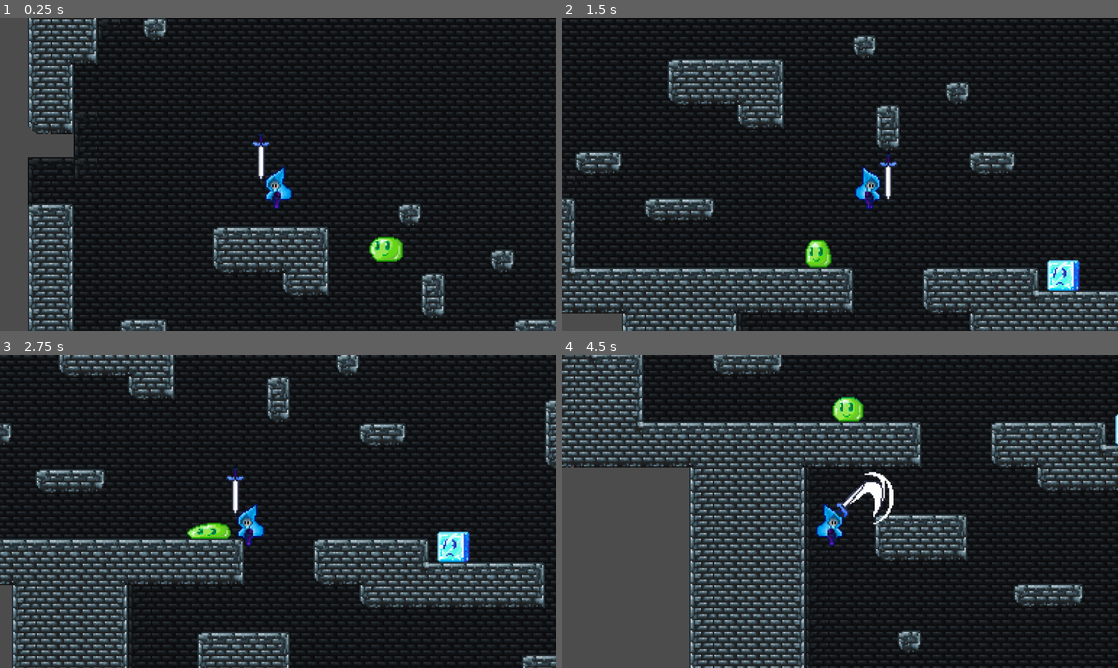
Above: before the commit, frames 1-4 (two rows, left to right).
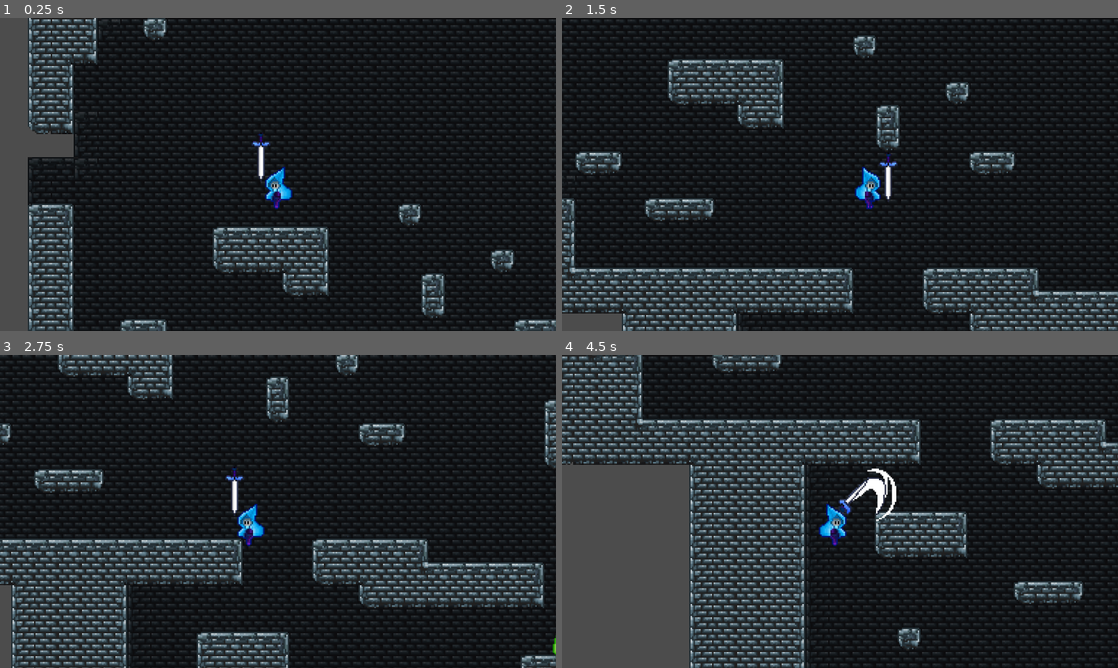
Above: after the commit, the same moments.

Repository: suomanic/LittleBlueHat
Game: Godot game, scene res://Levels/TestLevel.tscn
Same seed, same stepped clock (60 frames per second), same inputs: the game is played once before the commit and once after it.
Inputs (mouse positions are in pixels of both pictures, inside the frame that each line leads up to):
- Up to frame 1 (0.25 s): no input
- Up to frame 2 (1.5 s): move the mouse to (812, 237) at 0.52 s; hold Space (jump) 0.53-1.28 s; hold D (move_right) from 0.53 s (still down); move the mouse to (1006, 221) at 1.27 s; tap S (Crouch) at 1.35 s
- Up to frame 3 (2.75 s): tap Space (jump) at 1.52, 1.55, 1.82 s; move the mouse to (111, 464) at 2.02 s; release D (move_right) at 2.03 s; hold A (move_left) from 2.03 s (still down); hold Space (jump) from 2.03 s (still down); click (111, 464) at 2.1 s
- Up to frame 4 (4.5 s): move the mouse to (867, 511) at 2.77 s; release Space (jump) at 2.78 s; tap Space (jump) at 2.85, 3.02, 3.32, 3.77, 3.8, 4.07 s; move the mouse to (756, 433) at 3.52 s; hold S (Crouch) 3.53-4.28 s; move the mouse to (962, 495) at 4.27 s; release A (move_left) at 4.28 s; hold D (move_right) from 4.28 s (still down); click (962, 495) at 4.35 s

The runs differ from the first frame. In frame 1, 0.4% of the frame differs, in the area x 66-73%, y 69-78%; in frame 2, 0.9%; in frame 3, 6.6%; in frame 4, 35%, in the area x 0-100%, y 0-100%.

Commit message:
Add:史莱姆受击冰冻形态，碰撞抖动待解决

Diff:
--- a/Actors/Enemy/Slime/Slime.gd
+++ b/Actors/Enemy/Slime/Slime.gd
@@ -3,23 +3,32 @@
 var state_machine : StateMachine
 var is_moving_left := true
 var is_hurt_move_left := true
-var moving_finished = false
+var moving_finished := false
+var element_state : String
 
-const IdleState = preload("res://Actors/Enemy/Slime/State/1_Idle.gd")
-const MoveState = preload("res://Actors/Enemy/Slime/State/1_Move.gd")
-const HurtState = preload("res://Actors/Enemy/Slime/State/1_Hurt.gd")
+const N_IdleState = preload("res://Actors/Enemy/Slime/State/1_Idle.gd")
+const N_MoveState = preload("res://Actors/Enemy/Slime/State/1_Move.gd")
+const NtoIState = preload("res://Actors/Enemy/Slime/State/NtoI.gd")
+const I_IdleState = preload("res://Actors/Enemy/Slime/State/Ice_Idle.gd")
 
 onready var anim_player = $AnimationPlayer
 onready var f_ray_cast = $FrontRayCast
 onready var b_ray_cast = $BackRayCast
 
+onready var collision_module = $SlimeCollision
+
+onready var physic_collsion = $PhysicCollision
+onready var hit_collision = $HitBox/CollisionShape2D
+
 func _ready():
-	state_machine = StateMachine.new(MoveState.new(self))
+	state_machine = StateMachine.new(N_MoveState.new(self))
+	element_state = "Normal"
 
 func _physics_process(delta):
 
 	state_machine.update()
 	_turn_around()
+
 
 	velocity = move_and_slide(velocity,Vector2.UP)
 	velocity.y += gravity * get_physics_process_delta_time()
@@ -43,7 +52,7 @@
 	pass
 
 func _hurt_end():
-	state_machine.change_state(IdleState.new(self))
+	state_machine.change_state(I_IdleState.new(self))
 
 func _on_HitBox_area_entered(area):
 	if area.is_in_group("Ice"):
@@ -51,5 +60,5 @@
 			is_hurt_move_left = true
 		elif global_position.x - area.owner.global_position.x < 0:
 			is_hurt_move_left = false
-		state_machine.change_state(HurtState.new(self))
+		state_machine.change_state(NtoIState.new(self))
 	pass # Replace with function body.
--- a/Actors/Enemy/Slime/Slime.tscn
+++ b/Actors/Enemy/Slime/Slime.tscn
@@ -1,15 +1,16 @@
-[gd_scene load_steps=9 format=2]
+[gd_scene load_steps=11 format=2]
 
 [ext_resource path="res://Assets/Enemy/Slime/slime-Sheet.png" type="Texture" id=1]
 [ext_resource path="res://Shader/smooth_pixel.tres" type="Material" id=2]
 [ext_resource path="res://Actors/Enemy/Slime/Slime.gd" type="Script" id=3]
+[ext_resource path="res://Actors/Enemy/Slime/SlimeCollision.gd" type="Script" id=4]
 
 [sub_resource type="RectangleShape2D" id=1]
-extents = Vector2( 7, 8 )
+extents = Vector2( 7.5, 8.5 )
 
-[sub_resource type="Animation" id=5]
-resource_name = "Hurt_Anim"
-length = 0.2
+[sub_resource type="Animation" id=6]
+resource_name = "B_Idle_Anim"
+loop = true
 tracks/0/type = "value"
 tracks/0/path = NodePath("AnimationSheet:frame")
 tracks/0/interp = 1
@@ -17,40 +18,13 @@
 tracks/0/imported = false
 tracks/0/enabled = true
 tracks/0/keys = {
-"times": PoolRealArray( 0, 0.1 ),
-"transitions": PoolRealArray( 1, 1 ),
+"times": PoolRealArray( 0 ),
+"transitions": PoolRealArray( 1 ),
 "update": 1,
-"values": [ 7, 8 ]
-}
-tracks/1/type = "value"
-tracks/1/path = NodePath("AnimationSheet:modulate")
-tracks/1/interp = 1
-tracks/1/loop_wrap = true
-tracks/1/imported = false
-tracks/1/enabled = true
-tracks/1/keys = {
-"times": PoolRealArray( 0, 0.2 ),
-"transitions": PoolRealArray( 1, 1 ),
-"update": 0,
-"values": [ Color( 0.701961, 0.415686, 0.415686, 1 ), Color( 1, 1, 1, 1 ) ]
-}
-tracks/2/type = "method"
-tracks/2/path = NodePath(".")
-tracks/2/interp = 1
-tracks/2/loop_wrap = true
-tracks/2/imported = false
-tracks/2/enabled = true
-tracks/2/keys = {
-"times": PoolRealArray( 0.2 ),
-"transitions": PoolRealArray( 1 ),
-"values": [ {
-"args": [  ],
-"method": "_hurt_end"
-} ]
+"values": [ 19 ]
 }
 
-[sub_resource type="Animation" id=2]
-resource_name = "N_Idle_Anim"
+[sub_resource type="Animation" id=3]
 length = 1.2
 loop = true
 step = 0.15
@@ -100,29 +74,60 @@
 } ]
 }
 
-[sub_resource type="RectangleShape2D" id=4]
-extents = Vector2( 10, 9 )
+[sub_resource type="Animation" id=2]
+resource_name = "NtoI"
+length = 0.25
+step = 0.05
+tracks/0/type = "value"
+tracks/0/path = NodePath("AnimationSheet:frame")
+tracks/0/interp = 1
+tracks/0/loop_wrap = true
+tracks/0/imported = false
+tracks/0/enabled = true
+tracks/0/keys = {
+"times": PoolRealArray( 0, 0.05, 0.1, 0.15, 0.2 ),
+"transitions": PoolRealArray( 1, 1, 1, 1, 1 ),
+"update": 1,
+"values": [ 15, 16, 17, 18, 19 ]
+}
+tracks/1/type = "method"
+tracks/1/path = NodePath(".")
+tracks/1/interp = 1
+tracks/1/loop_wrap = true
+tracks/1/imported = false
+tracks/1/enabled = true
+tracks/1/keys = {
+"times": PoolRealArray( 0.25 ),
+"transitions": PoolRealArray( 1 ),
+"values": [ {
+"args": [  ],
+"method": "_hurt_end"
+} ]
+}
+
+[sub_resource type="RectangleShape2D" id=5]
+extents = Vector2( 11, 9 )
 
 [node name="Slime" type="KinematicBody2D"]
 collision_layer = 4
-collision_mask = 6
+collision_mask = 7
 script = ExtResource( 3 )
 
 [node name="AnimationSheet" type="Sprite" parent="."]
 material = ExtResource( 2 )
 texture = ExtResource( 1 )
-hframes = 15
-frame = 7
+hframes = 20
+frame = 15
 
-[node name="CollisionShape2D" type="CollisionShape2D" parent="."]
-visible = false
-position = Vector2( -1, 1 )
+[node name="PhysicCollision" type="CollisionShape2D" parent="."]
+position = Vector2( 1, -1 )
 shape = SubResource( 1 )
 
 [node name="AnimationPlayer" type="AnimationPlayer" parent="."]
-anims/Hurt_Anim = SubResource( 5 )
-anims/N_Idle_Anim = SubResource( 2 )
-anims/N_Move_Anim = SubResource( 3 )
+anims/B_Idle_Anim = SubResource( 6 )
+anims/N_Idle_Anim = SubResource( 3 )
+anims/N_Move_Anim = SubResource( 4 )
+anims/NtoI = SubResource( 2 )
 
 [node name="HitBox" type="Area2D" parent="." groups=[
 "HurtBox",
@@ -130,7 +135,8 @@
 
 [node name="CollisionShape2D" type="CollisionShape2D" parent="HitBox"]
 visible = false
-shape = SubResource( 4 )
+position = Vector2( 0, -1 )
+shape = SubResource( 5 )
 
 [node name="FrontRayCast" type="RayCast2D" parent="."]
 position = Vector2( -18, -16 )
@@ -139,9 +145,12 @@
 collision_mask = 6
 
 [node name="BackRayCast" type="RayCast2D" parent="."]
-position = Vector2( 17, -16 )
+position = Vector2( 18, -16 )
 enabled = true
 cast_to = Vector2( 0, 25 )
 collision_mask = 6
 
+[node name="SlimeCollision" type="Node" parent="."]
+script = ExtResource( 4 )
+
 [connection signal="area_entered" from="HitBox" to="." method="_on_HitBox_area_entered"]
--- /dev/null
+++ b/Actors/Enemy/Slime/SlimeCollision.gd
@@ -0,0 +1,9 @@
+extends Node
+
+func _ready():
+	pass
+
+func ice_physic_collision():
+	print_debug("yes indeed")
+	owner.physic_collsion.shape.extents = Vector2(11,10.5)
+	owner.physic_collsion.position = Vector2(1,-0.5)
--- a/Actors/Enemy/Slime/State/1_Idle.gd
+++ b/Actors/Enemy/Slime/State/1_Idle.gd
@@ -14,7 +14,7 @@
 	counter -= owner.get_physics_process_delta_time()
 
 	if counter < 0:
-		owner.state_machine.change_state(owner.MoveState.new(owner))
+		owner.state_machine.change_state(owner.N_MoveState.new(owner))
 	pass
 
 func exit():
--- a/Actors/Enemy/Slime/State/1_Move.gd
+++ b/Actors/Enemy/Slime/State/1_Move.gd
@@ -15,7 +15,7 @@
 	counter -= owner.get_physics_process_delta_time()
 
 	if counter < 0:
-		owner.state_machine.change_state(owner.IdleState.new(owner))
+		owner.state_machine.change_state(owner.N_IdleState.new(owner))
 	pass
 
 func exit():
--- /dev/null
+++ b/Actors/Enemy/Slime/State/Ice_Idle.gd
@@ -0,0 +1,18 @@
+extends State
+
+func _init(o).(o):
+	pass
+
+func enter():
+	owner.velocity.x = 0
+	owner.anim_player.play("I_Idle_Anim")
+	pass
+
+func execute():
+	pass
+
+func exit():
+	pass
+
+func get_name():
+	return ""
--- a/Actors/Enemy/Slime/State/1_Hurt.gd
+++ b/Actors/Enemy/Slime/State/NtoI.gd
@@ -1,10 +1,15 @@
 extends State
+
+signal change_to_ice()
 
 func _init(o).(o):
 	pass
 
 func enter():
-	owner.anim_player.play("Hurt_Anim")
+	owner.anim_player.play("NtoI")
+	owner.element_state = "Ice"
+	connect("change_to_ice",owner.collision_module,"ice_physic_collision")
+	emit_signal("change_to_ice")
 
 	if owner.is_hurt_move_left:
 		owner.velocity.x = 50
--- a/Actors/Player/Character/Character.gd
+++ b/Actors/Player/Character/Character.gd
@@ -18,7 +18,8 @@
 const AS_AirState = preload("res://Actors/Player/Character/Animstate/Air.gd")
 const AS_GroundState = preload("res://Actors/Player/Character/Animstate/Ground.gd")
 
-onready var movement_module = get_node("CharacterMovement")
+onready var movement_module = $CharacterMovement
+onready var collision_module = $CharacterCollision
 
 onready var standing_collision = $Standing_Shape
 onready var crouching_collision = $Crouching_Shape
@@ -53,9 +54,5 @@
 		$Particles2D.scale.x = -1
 		$Particles2D.set_position(Vector2(4,12))
 
-func _spring_area_entered(area: Area2D) -> void:
-	velocity.y = -300
-	movement_module.jump_count = 1
-
 func tocourch_anim_end():
 	animation_player.play("CrouchIdle_Anim")
--- a/Actors/Player/Character/Character.movement.gd
+++ b/Actors/Player/Character/Character.movement.gd
@@ -22,6 +22,7 @@
 
 	apply_gravity(delta)
 	owner.velocity = owner.move_and_slide(owner.velocity,Vector2.UP)
+
 
 	if owner.is_on_floor():
 		jump_count = 0
--- a/Actors/Player/Character/Character.tscn
+++ b/Actors/Player/Character/Character.tscn
@@ -1,10 +1,11 @@
-[gd_scene load_steps=19 format=2]
+[gd_scene load_steps=20 format=2]
 
 [ext_resource path="res://Assets/Player/animation/animation package-Sheet.png" type="Texture" id=1]
 [ext_resource path="res://Actors/Player/Character/Character.gd" type="Script" id=2]
 [ext_resource path="res://Shader/smooth_pixel.tres" type="Material" id=3]
 [ext_resource path="res://Actors/Player/Character/Character.movement.gd" type="Script" id=4]
 [ext_resource path="res://Actors/Player/Character/CameraAnchor.gd" type="Script" id=5]
+[ext_resource path="res://Actors/Player/Character/CharacterCollision.gd" type="Script" id=6]
 
 [sub_resource type="Curve" id=1]
 min_value = -360.0
@@ -33,7 +34,7 @@
 hue_variation = -1.0
 
 [sub_resource type="RectangleShape2D" id=4]
-extents = Vector2( 7, 6 )
+extents = Vector2( 7, 13 )
 
 [sub_resource type="Animation" id=5]
 resource_name = "CrouchIdle_Anim"
@@ -181,7 +182,7 @@
 }
 
 [sub_resource type="RectangleShape2D" id=13]
-extents = Vector2( 3, 12 )
+extents = Vector2( 5, 11 )
 
 [node name="Character" type="KinematicBody2D"]
 collision_mask = 3
@@ -215,6 +216,9 @@
 jump_force = 225
 double_jump_force = 200
 
+[node name="CharacterCollision" type="Node" parent="."]
+script = ExtResource( 6 )
+
 [node name="Particles2D" type="Particles2D" parent="."]
 position = Vector2( -4, 12 )
 amount = 50
@@ -229,6 +233,7 @@
 collision_mask = 8
 
 [node name="TriggerBox" type="CollisionShape2D" parent="Trigger"]
+position = Vector2( 0, -5 )
 shape = SubResource( 4 )
 
 [node name="AnimationPlayer" type="AnimationPlayer" parent="."]
@@ -247,9 +252,10 @@
 texture = ExtResource( 1 )
 hframes = 7
 vframes = 7
-frame = 47
+frame = 12
 
 [node name="Standing_Shape" type="CollisionShape2D" parent="."]
+position = Vector2( 0, 1 )
 shape = SubResource( 13 )
 
-[connection signal="area_entered" from="Trigger" to="." method="_spring_area_entered"]
+[connection signal="area_entered" from="Trigger" to="CharacterCollision" method="_spring_area_entered"]
--- /dev/null
+++ b/Actors/Player/Character/CharacterCollision.gd
@@ -0,0 +1,8 @@
+extends Node
+
+func _spring_area_entered(area: Area2D) -> void:
+	if area.owner.element_state == "Normal" :
+		owner.velocity.y = -300
+		owner.movement_module.jump_count = 1
+	elif area.owner.element_state == "Ice" :
+		pass
--- a/Levels/TestLevel.tscn
+++ b/Levels/TestLevel.tscn
@@ -1,8 +1,7 @@
-[gd_scene load_steps=27 format=2]
+[gd_scene load_steps=26 format=2]
 
 [ext_resource path="res://Actors/Player/Player.tscn" type="PackedScene" id=1]
 [ext_resource path="res://Assets/castle_tilemap.png" type="Texture" id=2]
-[ext_resource path="res://Assets/Enemy/Slime/IceSlime.png" type="Texture" id=3]
 [ext_resource path="res://Assets/castle_bg_tilemap.png" type="Texture" id=4]
 [ext_resource path="res://Shader/smooth_pixel.tres" type="Material" id=5]
 [ext_resource path="res://Actors/Enemy/Slime/Slime.tscn" type="PackedScene" id=6]
@@ -224,11 +223,6 @@
 format = 1
 tile_data = PoolIntArray( -851965, 0, 0, -786431, 0, 0, -786430, 0, 1, -786429, 0, 1, -786428, 0, 1, -786427, 0, 1, -78 …(36266 unchanged characters)…
 
-[node name="IceSlime" type="Sprite" parent="background"]
-material = ExtResource( 5 )
-position = Vector2( 353, 231 )
-texture = ExtResource( 3 )
-
 [node name="LevelMap" type="TileMap" parent="."]
 material = ExtResource( 5 )
 tile_set = SubResource( 20 )
@@ -237,23 +231,20 @@
 format = 1
 tile_data = PoolIntArray( -851969, 0, 0, -917504, 0, 1, -917503, 0, 1, -917502, 0, 1, -917501, 0, 1, -917500, 0, 1, -91 …(16862 unchanged characters)…
 
-[node name="Slime" parent="." instance=ExtResource( 6 )]
-position = Vector2( 210, 90 )
+[node name="Slime5" parent="." instance=ExtResource( 6 )]
+position = Vector2( 357, 330 )
+
+[node name="Slime6" parent="." instance=ExtResource( 6 )]
+position = Vector2( 744, 356 )
 
 [node name="Slime7" parent="." instance=ExtResource( 6 )]
-position = Vector2( 657, 438 )
-
-[node name="Slime2" parent="." instance=ExtResource( 6 )]
-position = Vector2( 758, 407 )
-
-[node name="Slime3" parent="." instance=ExtResource( 6 )]
-position = Vector2( 704, 424 )
-
-[node name="Slime4" parent="." instance=ExtResource( 6 )]
-position = Vector2( 352, 422 )
-
-[node name="Slime5" parent="." instance=ExtResource( 6 )]
-position = Vector2( 674, 134 )
+position = Vector2( 618, 291 )
+
+[node name="Slime8" parent="." instance=ExtResource( 6 )]
+position = Vector2( 555, 171 )
+
+[node name="Slime9" parent="." instance=ExtResource( 6 )]
+position = Vector2( 457, 202 )
 
 [node name="Player" parent="." instance=ExtResource( 1 )]
 position = Vector2( 125, 29 )
Not shown: 1 places in Actors/Enemy/Slime/Slime.tscn that only renumber resources
Binary file changed: Assets/Enemy/Slime/slime-Sheet.png
